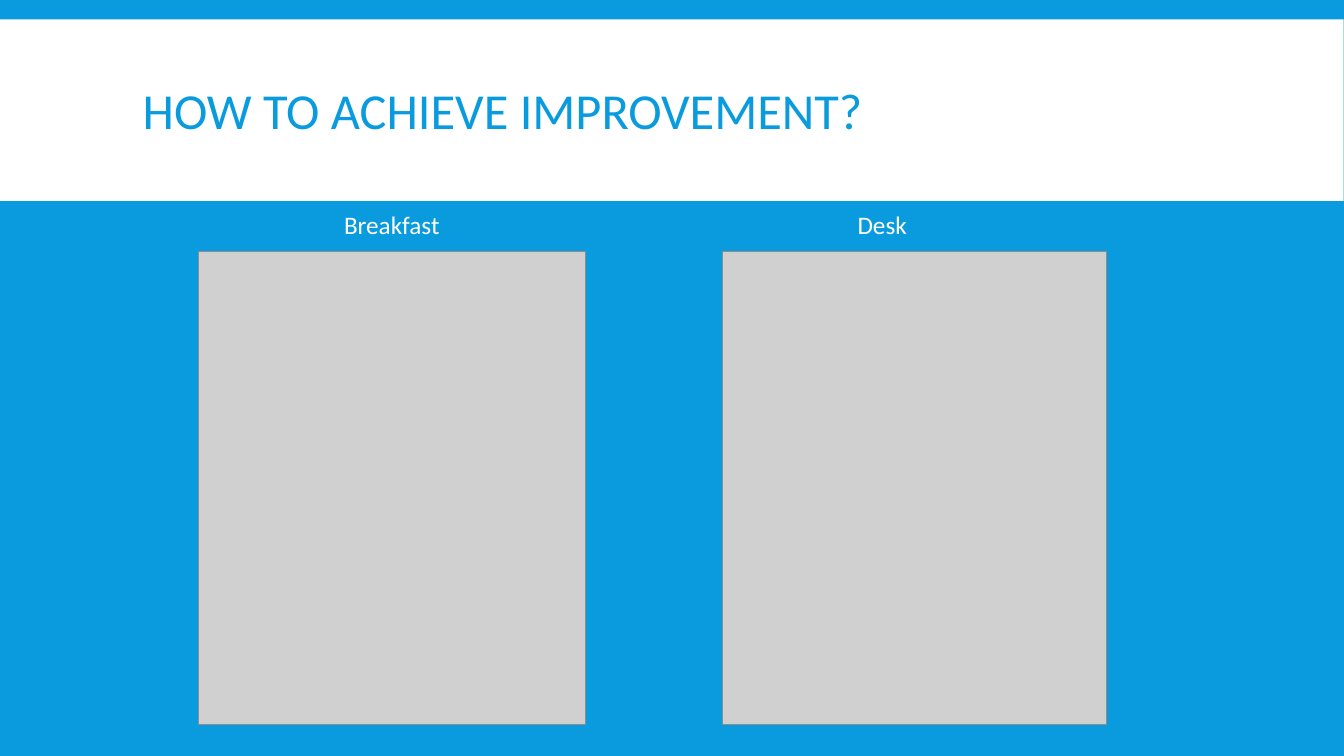
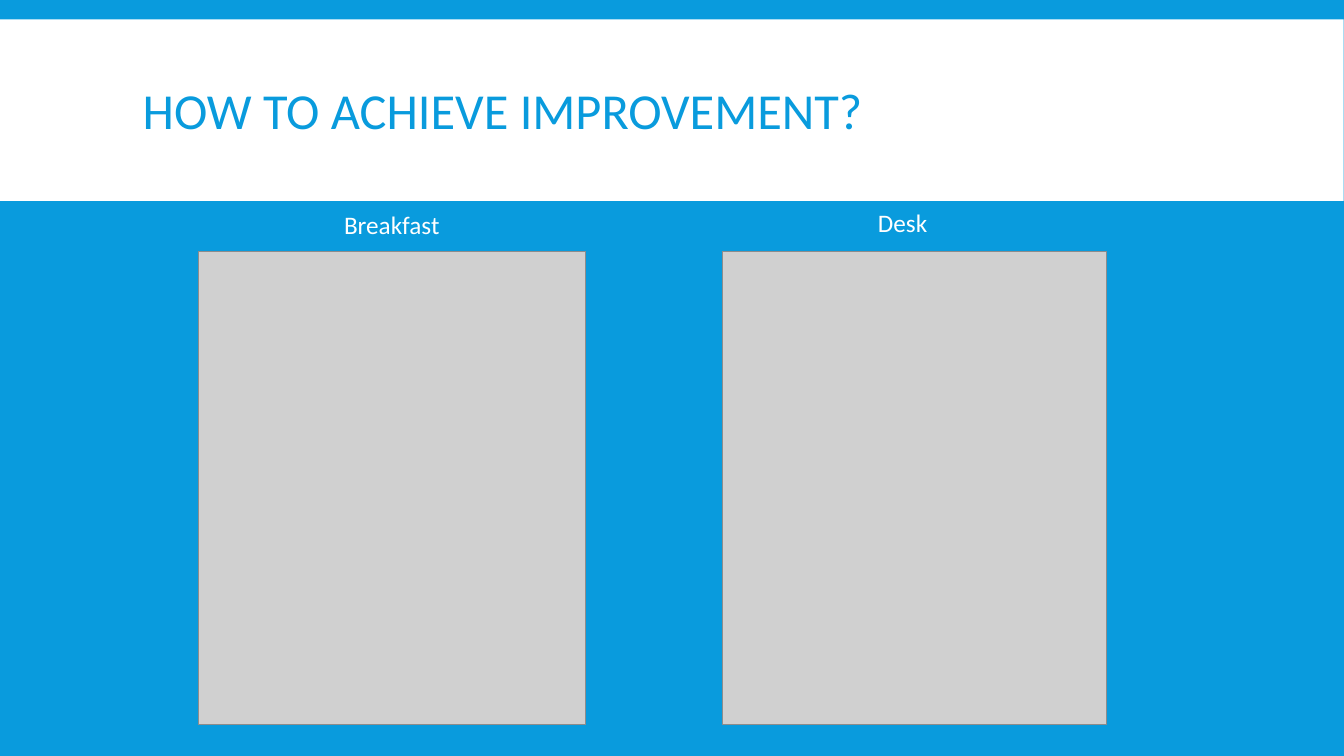
Before and after one commit to cocofreefarm/Module3, a slide deck: slide 27 of Hotels in Madison Area.pptx. Drawn at 1344x756 pixels with LibreOffice and Linux fonts; fonts in the diff are those of the drawing; grey boxes stand for pictures. Boxes give left, top, right and bottom in pixels: in the first picture for what was removed or moved away, otherwise in the second. Text is boxed around its words. In the diff, an @@ line names an element or a change of style, - is before the commit and + after.

```diff
--- a/Hotels in Madison Area.pptx
+++ b/Hotels in Madison Area.pptx
@@ text "Desk": place and size @@
-text "Desk" at (858,216,907,234)
+text "Desk" at (878,214,927,233)
```
Also in this commit, not shown: 13 other files.
